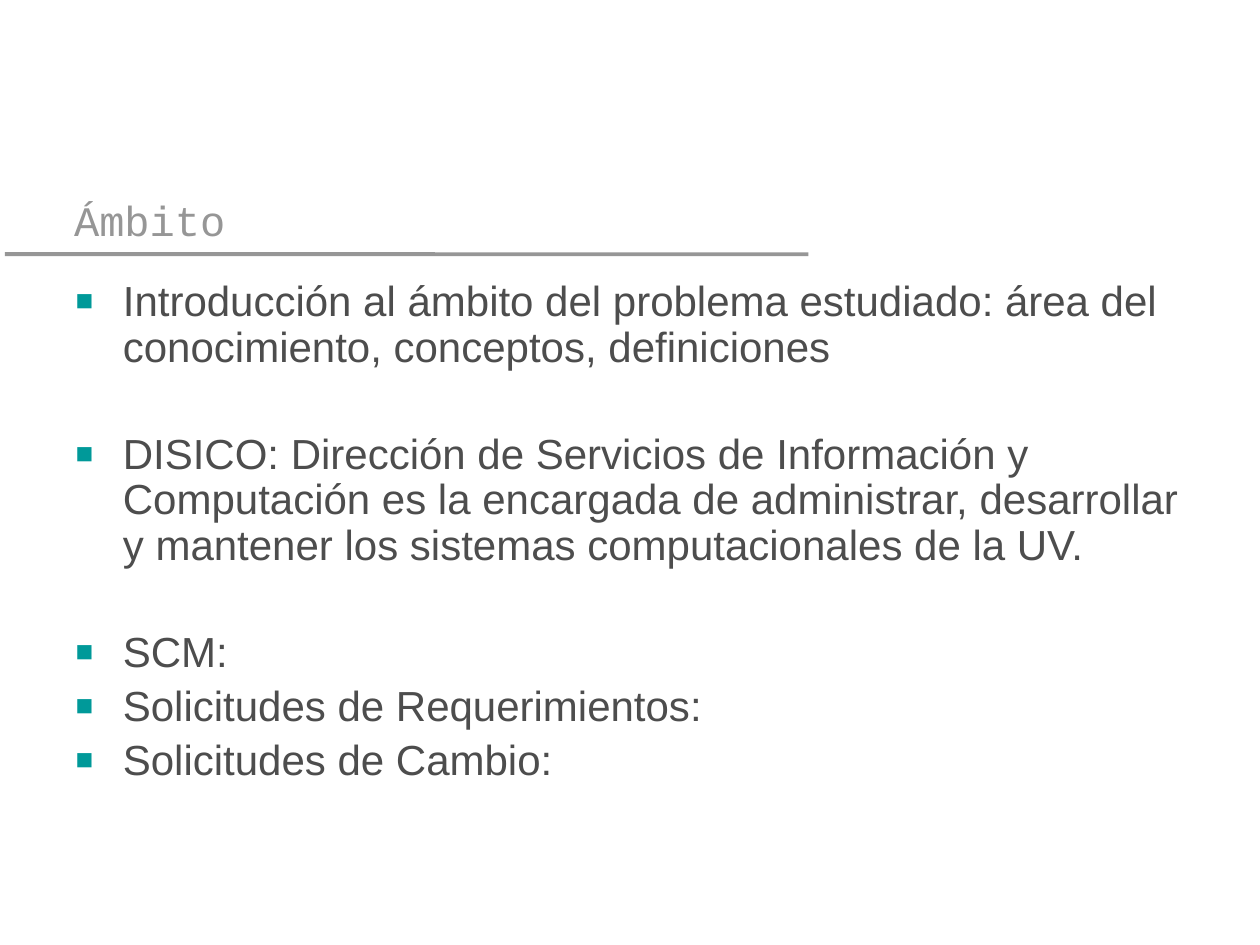
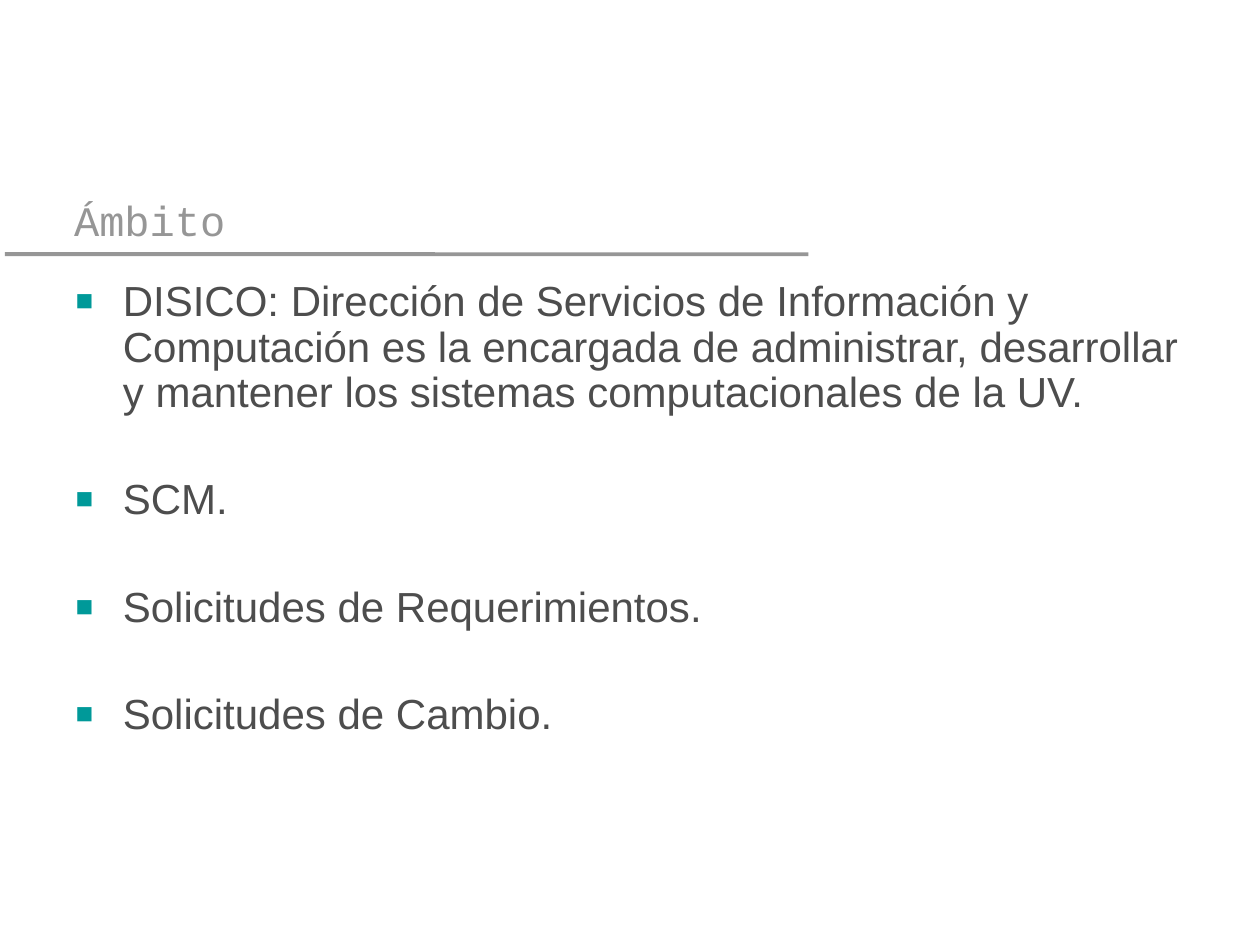
Before and after one commit to yano2h/TESIS, a slide deck: slide 3 of Presentaciones/Plantilla Pres 2_2012.pptx. Drawn at 1260x945 pixels with LibreOffice and Linux fonts; fonts in the diff are those of the drawing; background and template pictures are left out. Boxes give left, top, right and bottom in pixels: in the first picture for what was removed or moved away, otherwise in the second. Text is boxed around its words. In the diff, an @@ line names an element or a change of style, - is before the commit and + after.

Commit message:
Fin de la presentacion

```diff
--- a/Presentaciones/Plantilla Pres 2_2012.pptx
+++ b/Presentaciones/Plantilla Pres 2_2012.pptx
@@ text at (x1=123, y1=285, x2=1157, y2=370): paragraph removed @@
-■ Introducción al ámbito del problema estudiado: área del conocimiento, conceptos, definiciones
@@ text at (x1=123, y1=484, x2=702, y2=730): text changed @@
-■ SCM:
-■ Solicitudes de Requerimientos:
-■ Solicitudes de Cambio:
+■ SCM.
+■ Solicitudes de Requerimientos.
+■ Solicitudes de Cambio.
```
Also in this commit, not shown: 7 other slides changed, 4 slides added, 3 slides removed, 1 other file.
